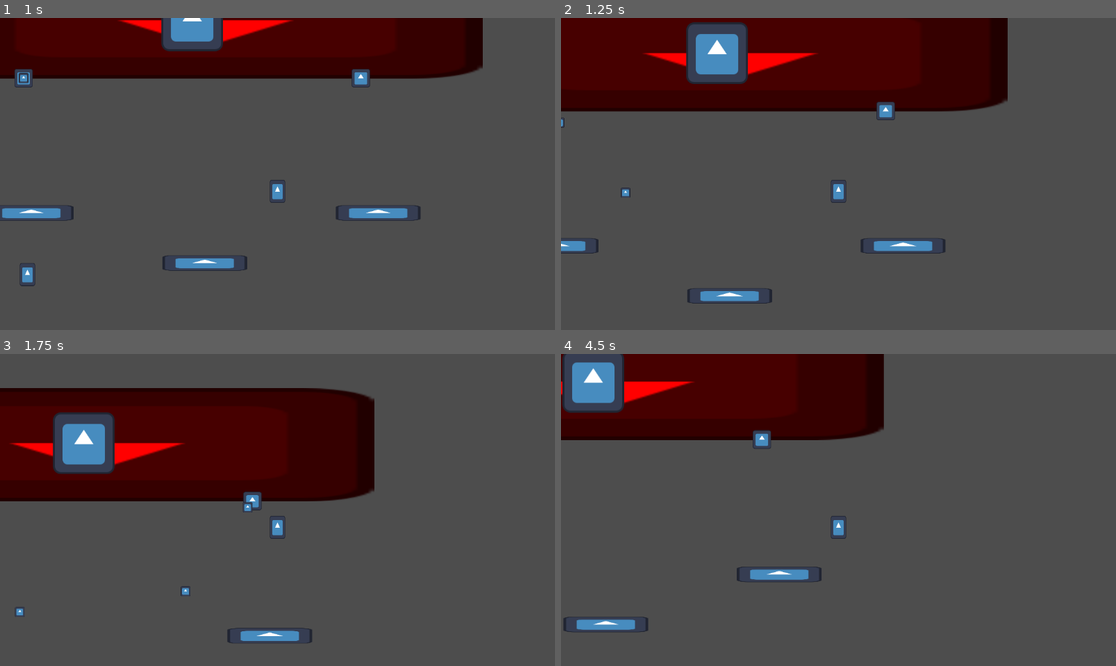
Above: before the commit, frames 1-4 (two rows, left to right).
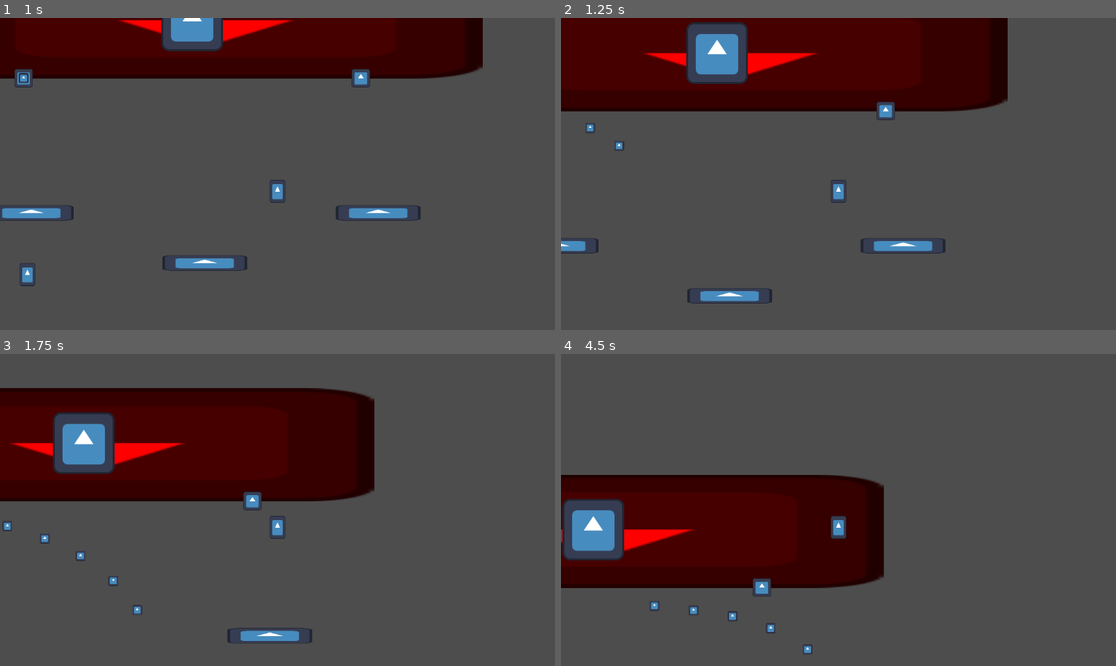
Above: after the commit, the same moments.

Repository: Cyberiada2025-2026/battle-of-pobliz
Game: Godot game, scene res://scenes/debug/battle_arena_graybox.tscn
Two runs of this game, one before a commit and one after it. Both use one fixed random seed, a clock stepped at 60 frames per second and the inputs below. The project has no main scene, so this scene is started directly. The engine's default icon, where the game draws it, is replaced by a stand-in: a white triangle on a blue panel in a dark square.
Inputs (mouse positions are in pixels of both pictures, inside the frame that each line leads up to):
- Up to frame 1 (1 s): move the mouse to (399, 158) at 0.52 s; hold D (move_right) from 0.53 s (still down); right-click (399, 158) at 0.6 s; tap W (jump) at 0.77 s
- Up to frame 2 (1.25 s): keep holding D (move_right)
- Up to frame 3 (1.75 s): keep holding D (move_right); move the mouse to (166, 525) at 1.27 s; right-click (166, 525) at 1.35 s; tap W (jump) at 1.52 s
- Up to frame 4 (4.5 s): move the mouse to (894, 441) at 2.02 s; release D (move_right) at 2.03 s; hold A (move_left) 2.03-2.78 s; right-click (894, 441) at 2.1 s; move the mouse to (810, 572) at 2.77 s; hold D (move_right) 2.78-4.28 s; right-click (810, 572) at 2.85 s; tap W (jump) at 3.02, 3.77 s; move the mouse to (1005, 556) at 3.52 s; right-click (1005, 556) at 3.6 s; move the mouse to (672, 463) at 4.27 s; hold A (move_left) from 4.28 s (still down); right-click (672, 463) at 4.35 s

Frame 1 is identical in both runs. In frame 2, 0.1% of the frame differs, in the area x 0-13%, y 31-58%; in frame 3, 0.3%; in frame 4, 36%, in the area x 0-59%, y 0-97%.

Commit message:
working boss miniguns!!!

Diff:
--- a/characters/boss/atacks/basic_cannon_shot/basic_cannon_attack.gd
+++ b/characters/boss/atacks/basic_cannon_shot/basic_cannon_attack.gd
@@ -15,22 +15,23 @@
 
 
 func use():
+	var offset = randi_range(0, cannons.size())
 	for i in shot_series:
-		shot_serie(cannons[i % cannons.size()])
-
+		print("serie")
+		shot_serie(cannons[(i + offset) % cannons.size()])
 		await get_tree().create_timer(shot_series_cooldown).timeout
 
 
 func shot_serie(cannon: BossCanon):
+	print("first shot")
 	for i in shot_count:
 		var bullet: RigidBody2D = bullet_prefab.instantiate()
 		get_tree().current_scene.add_child(bullet)
-		var player_pos = Vector2(592.0, 416.0)
-		var move_direction = (player_pos - cannon.position).normalized()
+		var player = get_tree().get_first_node_in_group("possession_manager").current_body
+		var move_direction = (player.global_position - cannon.global_position).normalized()
 
 		bullet.apply_central_impulse(move_direction * bullet_speed)
 		bullet.global_position = cannon.global_position
-		print(bullet.position)
-		print(bullet.linear_velocity)
 
 		await get_tree().create_timer(shot_cooldown).timeout
+	print("last shot")
--- a/characters/boss/boss.tscn
+++ b/characters/boss/boss.tscn
@@ -46,8 +46,8 @@
 
 [node name="Atack Timer" parent="Timers" unique_id=470246283 node_paths=PackedStringArray("boss") instance=ExtResource("3_4n3m3")]
 boss = NodePath("../..")
-min_cooldown = 1.0
-max_cooldown = 2.0
+min_cooldown = 4.0
+max_cooldown = 5.0
 
 [node name="Others" type="Node2D" parent="." unique_id=1560501707]
 
@@ -65,8 +65,11 @@
 
 [node name="BasicCannonAttack" type="Node" parent="Attacks/Phase1" unique_id=585527226 node_paths=PackedStringArray("cannons")]
 script = ExtResource("7_ka7n5")
-shot_count = 3
-bullet_speed = 1000.0
+shot_count = 8
+shot_cooldown = 0.1
+shot_series = 3
+shot_series_cooldown = 1.0
+bullet_speed = 700.0
 cannons = [NodePath("../../../hitbox/canons/Boss Canon"), NodePath("../../../hitbox/canons/Boss Canon2")]
 metadata/_custom_type_script = "uid://bo3gr3j0io7y4"
 
--- a/shared/projectiles/boss/basic_bullet.tscn
+++ b/shared/projectiles/boss/basic_bullet.tscn
@@ -7,7 +7,7 @@
 [sub_resource type="CircleShape2D" id="CircleShape2D_spvli"]
 
 [node name="BasicBullet" type="RigidBody2D" unique_id=1546428308]
-collision_layer = 513
+collision_layer = 512
 gravity_scale = 0.0
 contact_monitor = true
 max_contacts_reported = 1
--- a/shared/projectiles/bullet.gd
+++ b/shared/projectiles/bullet.gd
@@ -3,6 +3,5 @@
 
 
 
-func _on_body_entered(body: Node) -> void:
-	print("collide")
+func _on_body_entered(_body: Node) -> void:
 	self.queue_free()
